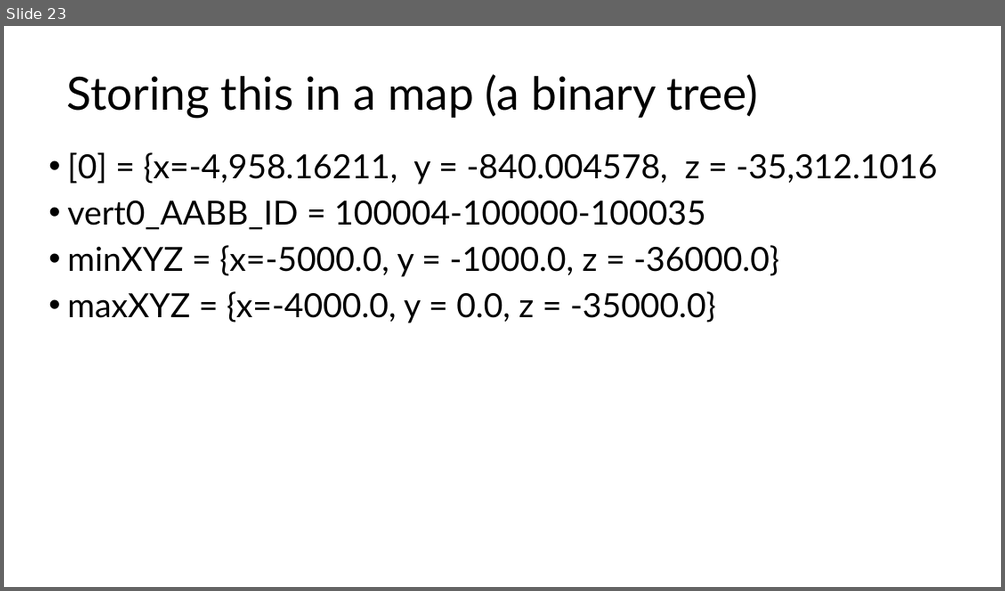
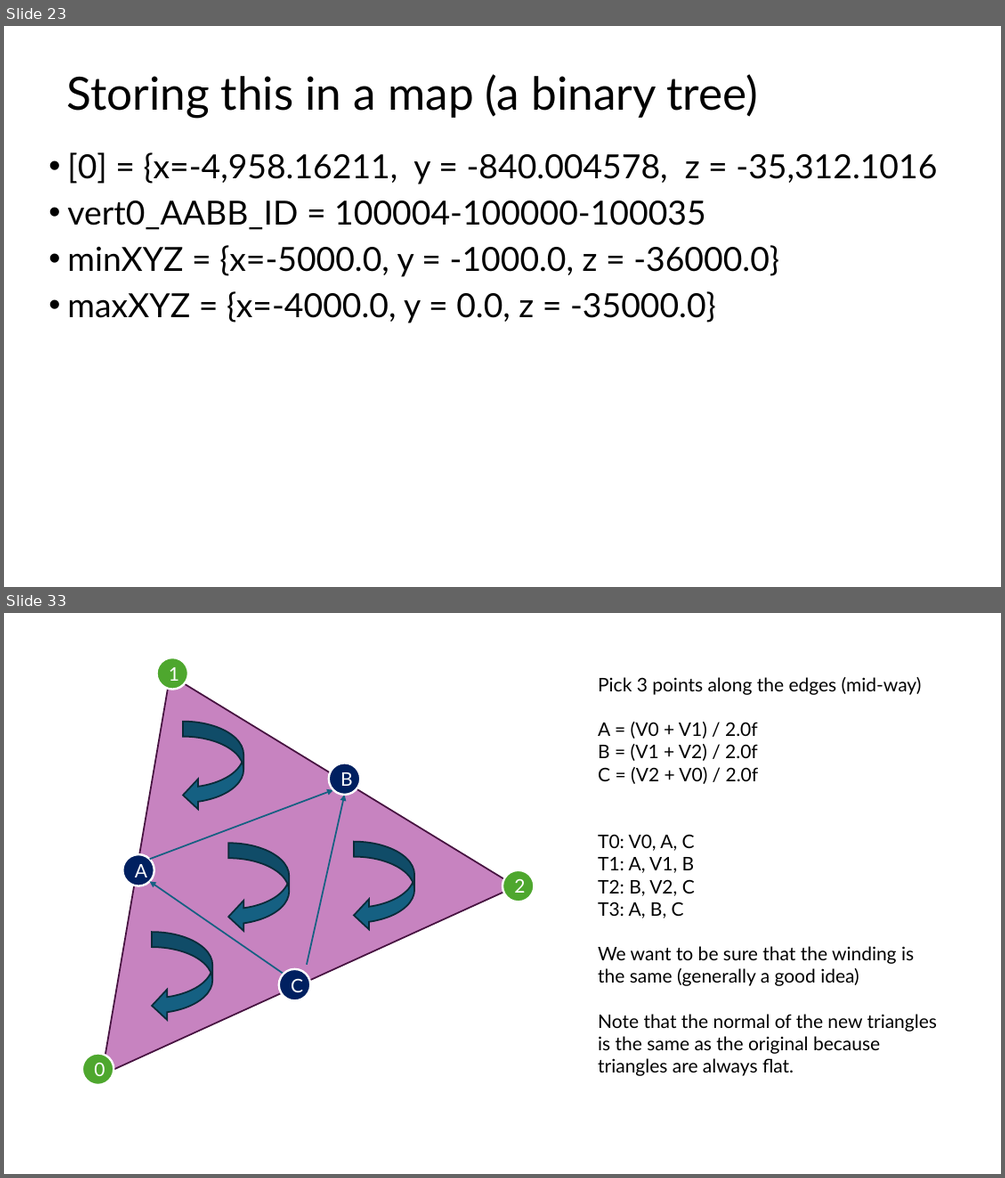
Before and after one commit to FeeneyCodes/GDP202425, a slide deck: 6019_Phys_1/D2D/W10/Broad_vs_Narrow.pptx. Shown one above the other, each under a label of ours: slide 23 before the commit, slides 23 and 33 after it; the slides between them are not shown. The pictures are 1005x591 and 1005x1178 pixels, drawn with LibreOffice and Linux fonts; fonts in the diff are those of the drawing. Boxes give left, top, right and bottom in pixels: in the first picture for what was removed or moved away, otherwise in the second. Text is boxed around its words. In the diff, an @@ line names an element or a change of style, - is before the commit and + after.

```diff
--- a/6019_Phys_1/D2D/W10/Broad_vs_Narrow.pptx
+++ b/6019_Phys_1/D2D/W10/Broad_vs_Narrow.pptx
@@ slide 33 added at [4, 613, 1001, 1174], background #FFFFFF @@
@@ triangle added at [4, 613, 517, 1075], fill #A02B93 at 58% opacity, outline #461340 1.5 pt @@
@@ ellipse added at [156, 657, 188, 690], fill #4EA72E, outline #FFFFFF 2 pt, 18 pt, text #FFFFFF @@
+1
@@ text added at [598, 677, 937, 1076], 18 pt, text #000000 @@
+Pick 3 points along the edges (mid-way)
+A = (V0 + V1) / 2.0f
+B = (V1 + V2) / 2.0f
+C = (V2 + V0) / 2.0f
+T0: V0, A, C
+T1: A, V1, B
+T2: B, V2, C
+T3: A, B, C
+We want to be sure that the winding is the same (generally a good idea)
+Note that the normal of the new triangles is the same as the original because triangles are always flat.
@@ curved left arrow added at [183, 722, 243, 811], fill #156082, outline #092A39 1.5 pt @@
@@ ellipse added at [329, 763, 360, 795], fill #002060, outline #FFFFFF 2 pt, 18 pt, text #FFFFFF @@
+B
@@ arrow added from (150, 859) to (333, 790), #156082 1.5 pt @@
@@ arrow added from (307, 965) to (344, 795), #156082 1.5 pt @@
@@ curved left arrow added at [228, 843, 289, 932], fill #156082, outline #092A39 1.5 pt @@
@@ curved left arrow added at [354, 842, 414, 931], fill #156082, outline #092A39 1.5 pt @@
@@ ellipse added at [123, 854, 154, 886], fill #002060, outline #FFFFFF 2 pt, 18 pt, text #FFFFFF @@
+A
@@ ellipse added at [502, 870, 534, 901], fill #4EA72E, outline #FFFFFF 2 pt, 18 pt, text #FFFFFF @@
+2
@@ arrow added from (283, 973) to (150, 882), #156082 1.5 pt @@
@@ curved left arrow added at [152, 932, 212, 1021], fill #156082, outline #092A39 1.5 pt @@
@@ ellipse added at [279, 969, 310, 1000], fill #002060, outline #FFFFFF 2 pt, 18 pt, text #FFFFFF @@
+C
@@ ellipse added at [82, 1054, 114, 1085], fill #4EA72E, outline #FFFFFF 2 pt, 18 pt, text #FFFFFF @@
+0
```
Also in this commit, not shown: 9 other slides added, 2 other files.
